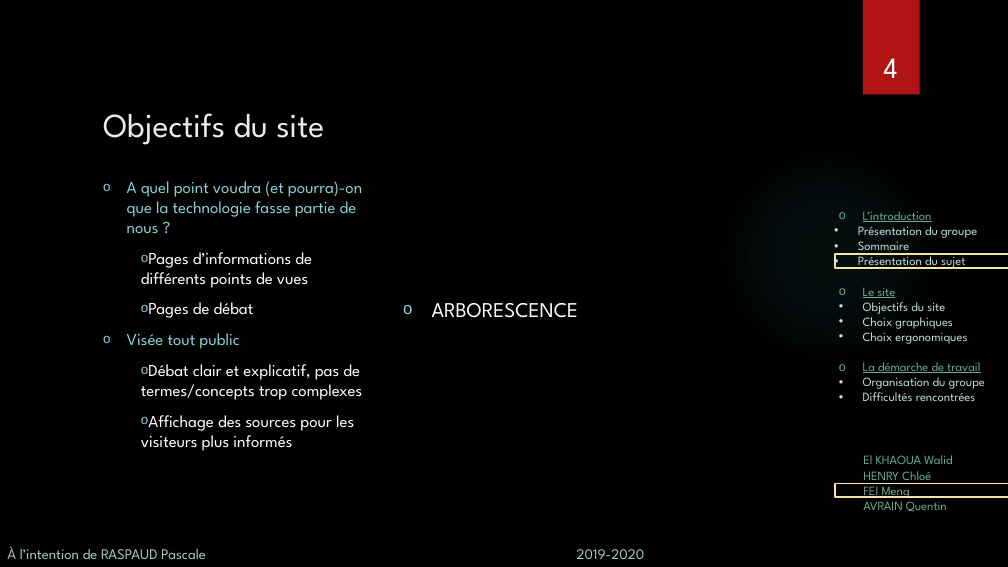
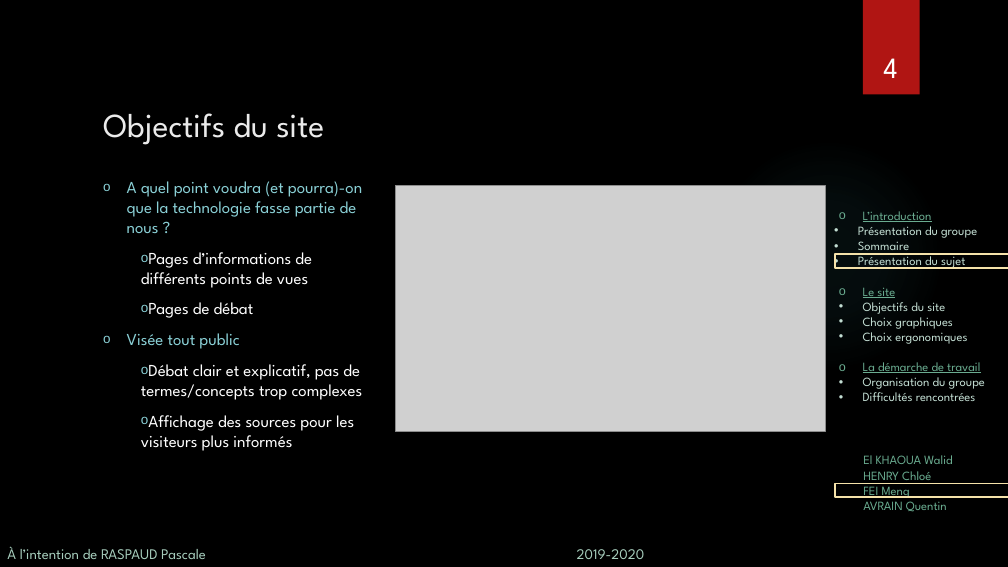
Before and after one commit to wldl/ptut, a slide deck: slide 4 of soutenance/Soutenance.pptx. Drawn at 1008x567 pixels with LibreOffice and Linux fonts; fonts in the diff are those of the drawing; grey boxes stand for pictures; background and template pictures are left out. Boxes give left, top, right and bottom in pixels: in the first picture for what was removed or moved away, otherwise in the second. Text is boxed around its words. In the diff, an @@ line names an element or a change of style, - is before the commit and + after.

```diff
--- a/soutenance/Soutenance.pptx
+++ b/soutenance/Soutenance.pptx
@@ picture added at [395, 185, 825, 432] @@
@@ text removed at [432, 303, 579, 318] @@
-o ARBORESCENCE
```
Also in this commit, not shown: 3 other slides changed, 1 slide added, 2 slides removed, 4 other files.
